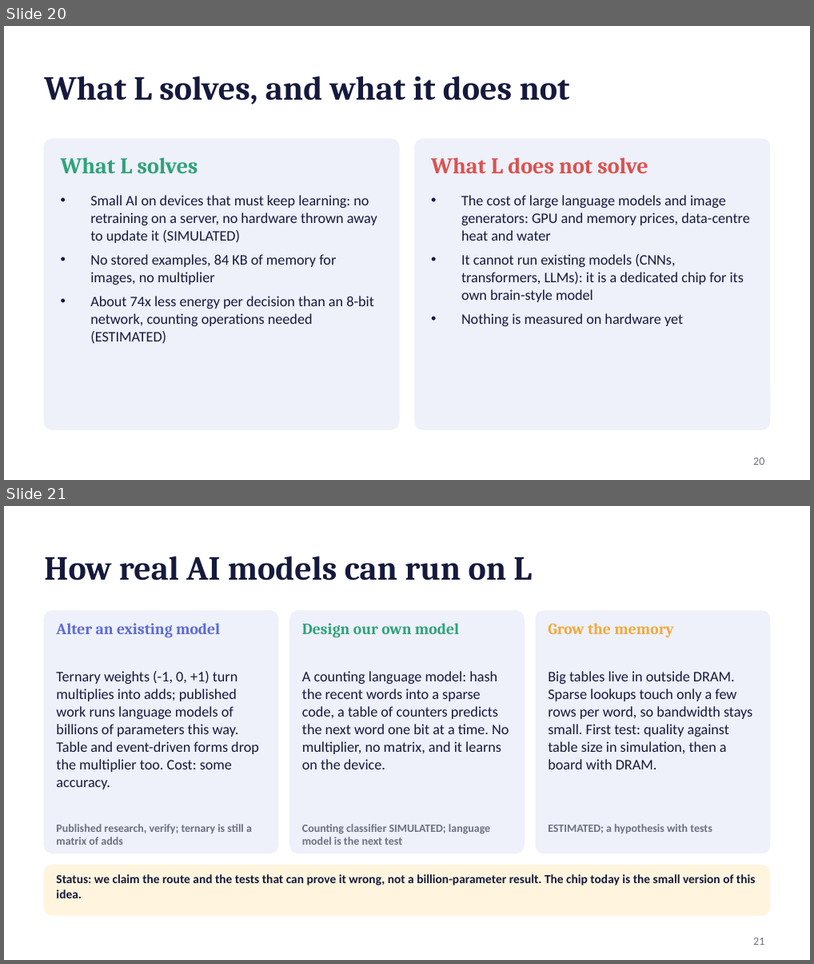
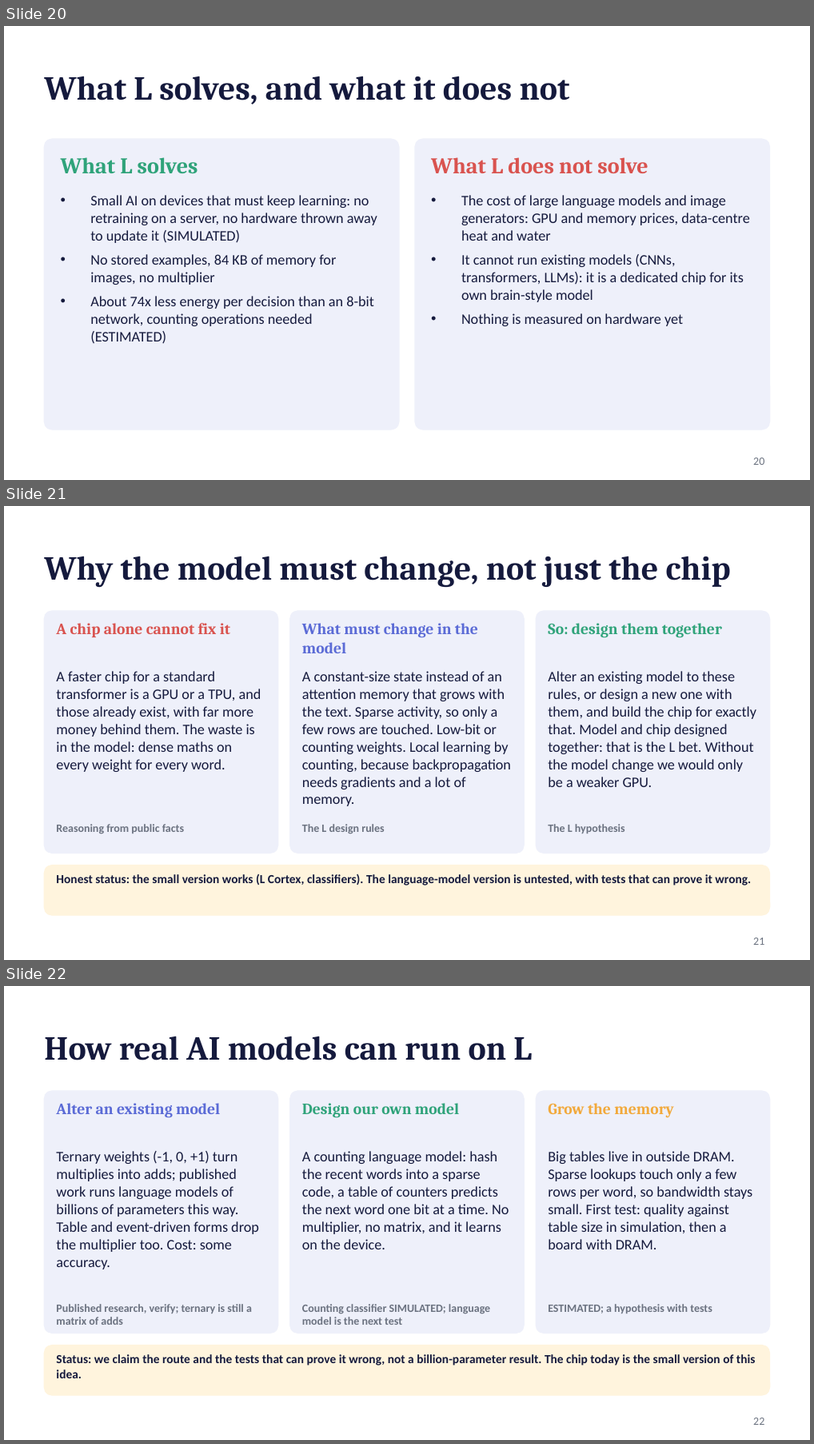
Before and after one commit to kurosaki11op-art/gpu2.0, a slide deck: docs/L_pitch_final.pptx. Shown one above the other, each under a label of ours: slides 20 and 21 before the commit, slides 20, 21 and 22 after it. The pictures are 814x964 and 814x1444 pixels, drawn with LibreOffice and Linux fonts; fonts in the diff are those of the drawing. Boxes give left, top, right and bottom in pixels: in the first picture for what was removed or moved away, otherwise in the second. Text is boxed around its words. In the diff, an @@ line names an element or a change of style, - is before the commit and + after.

```diff
--- a/docs/L_pitch_final.pptx
+++ b/docs/L_pitch_final.pptx
@@ slide 21 added at (4,506,810,960), background #FFFFFF @@
@@ title added at (44,556,731,588), 30 pt, text #151A3D, bold @@
+Why the model must change, not just the chip
@@ rounded rectangle added at (44,611,278,852), fill #EEF0FA, outline #EEF0FA 1 pt @@
@@ text added at (56,623,230,637), 14 pt, text #D9534F, bold @@
+A chip alone cannot fix it
@@ rounded rectangle added at (290,611,524,852), fill #EEF0FA, outline #EEF0FA 1 pt @@
@@ text added at (302,623,478,653), 14 pt, text #5B6BD6, bold @@
+What must change in the model
@@ rounded rectangle added at (536,611,770,852), fill #EEF0FA, outline #EEF0FA 1 pt @@
@@ text added at (548,623,722,638), 14 pt, text #2FA37A, bold @@
+So: design them together
@@ text added at (56,671,262,772), 13 pt, text #151A3D @@
+A faster chip for a standard transformer is a GPU or a TPU, and those already exist, with far more money behind them. The waste is in the model: dense maths on every weight for every word.
@@ text added at (302,671,512,806), 13 pt, text #151A3D @@
+A constant-size state instead of an attention memory that grows with the text. Sparse activity, so only a few rows are touched. Low-bit or counting weights. Local learning by counting, because backpropagation needs gradients and a lot of memory.
@@ text added at (548,671,757,787), 13 pt, text #151A3D @@
+Alter an existing model to these rules, or design a new one with them, and build the chip for exactly that. Model and chip designed together: that is the L bet. Without the model change we would only be a weaker GPU.
@@ text added at (56,824,184,834), 10 pt, text #6B7280, bold @@
+Reasoning from public facts
@@ text added at (302,824,384,834), 10 pt, text #6B7280, bold @@
+The L design rules
@@ text added at (548,824,626,833), 10 pt, text #6B7280, bold @@
+The L hypothesis
@@ rounded rectangle added at (44,865,770,915), fill #FFF4DD, outline #FFF4DD 1 pt @@
@@ text added at (56,874,751,885), 11 pt, text #151A3D, bold @@
+Honest status: the small version works (L Cortex, classifiers). The language-model version is untested, with tests that can prove it wrong.
@@ page number added at (754,937,765,944), 10 pt, text #6B7280 @@
+21
@@ what was slide 21 is now slide 22 @@
@@ page number at (754,1417,765,1424): text changed @@
-21
+22
```
Also in this commit, not shown: 4 other files.
